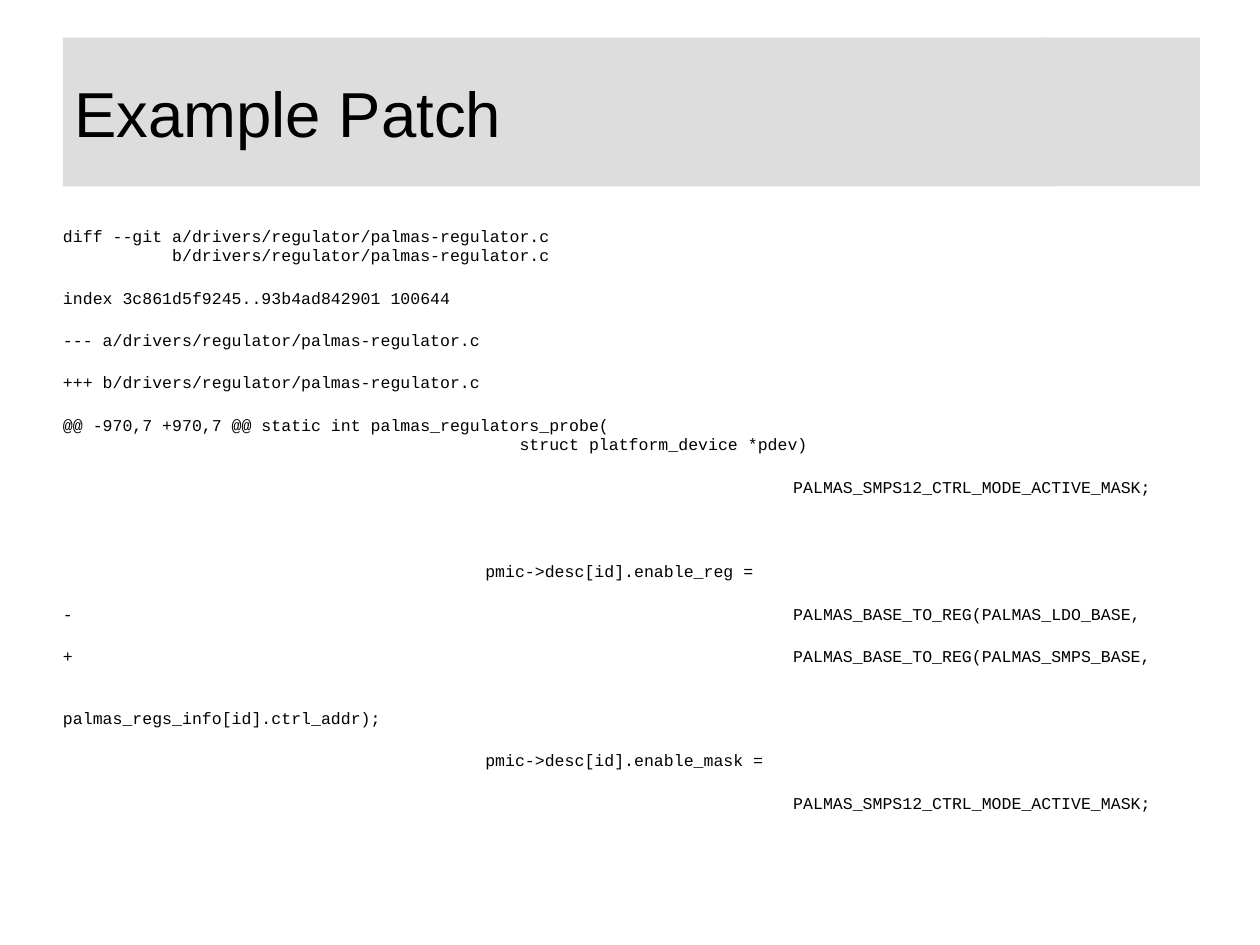
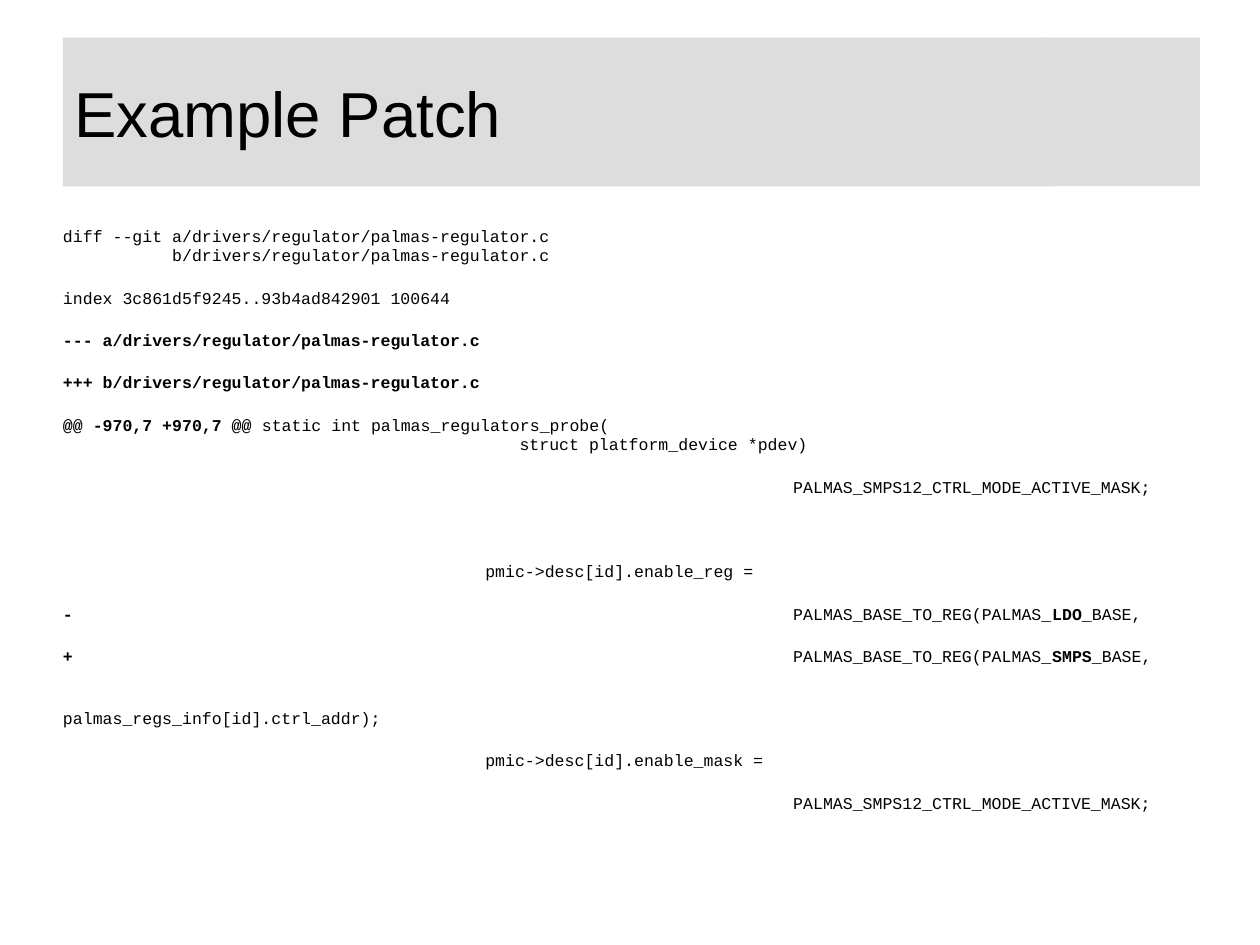
Before and after one commit to swarren/presentations, a slide deck: slide 13 of lcs-foss-intro/lcs-foss-intro.odp. Drawn at 1260x945 pixels with LibreOffice and Linux fonts; fonts in the diff are those of the drawing; background and template pictures are left out. Boxes give left, top, right and bottom in pixels: in the first picture for what was removed or moved away, otherwise in the second. Text is boxed around its words. In the diff, an @@ line names an element or a change of style, - is before the commit and + after.

```diff
--- a/lcs-foss-intro/lcs-foss-intro.odp
+++ b/lcs-foss-intro/lcs-foss-intro.odp
@@ text at bbox=[93, 334, 1151, 666]: bold on in "--- a/drivers/regulator/palmas-regulator.c", "+++ b/drivers/regulator/palmas-regulator.c", "@@ -970,7 +970,7 @@", "- PALMAS_BASE_TO_REG(PALMAS_LDO_BASE," and 1 more places @@
```
Also in this commit, not shown: 9 other slides changed, 2 slides added, 1 other file.
